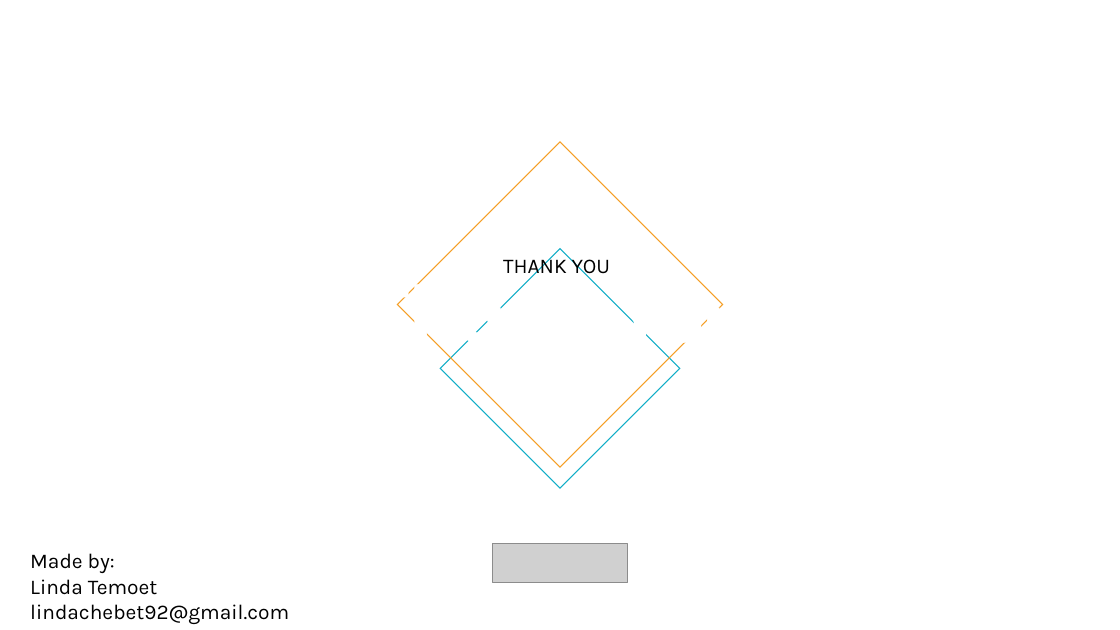
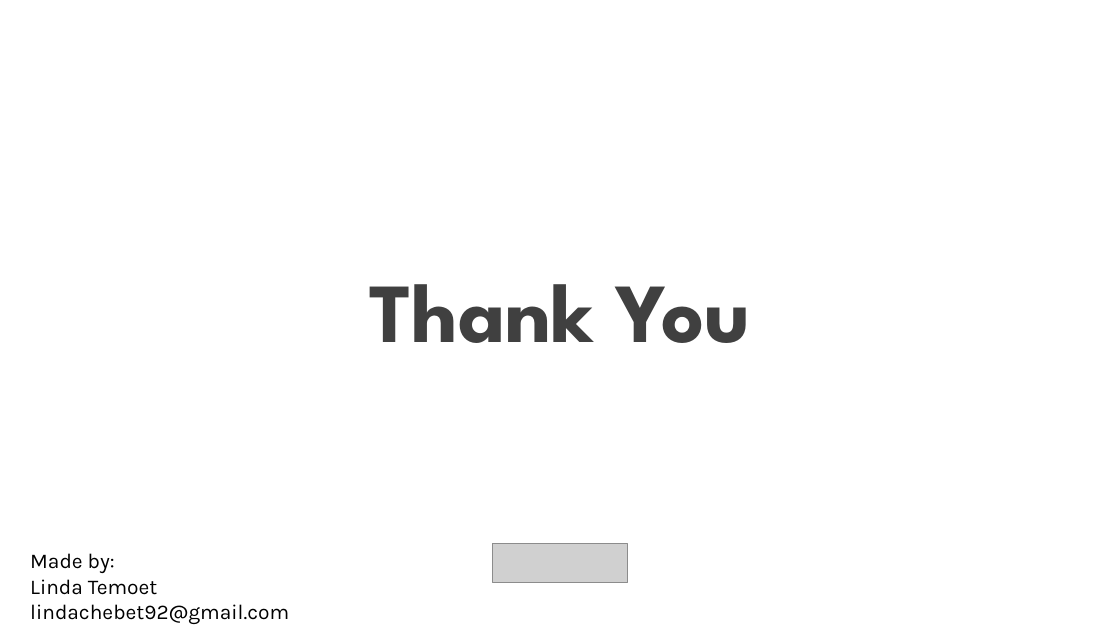
Before and after one commit to Cheberi-ya/Low-Risk-Aircraft-Proposal, a slide deck: slide 11 of Presentation.pptx (slide 10 before the commit). Drawn at 1120x630 pixels with LibreOffice and Linux fonts; fonts in the diff are those of the drawing; grey boxes stand for pictures; background and template pictures are left out. Boxes give left, top, right and bottom in pixels: in the first picture for what was removed or moved away, otherwise in the second. Text is boxed around its words. In the diff, an @@ line names an element or a change of style, - is before the commit and + after.

Commit message:
Changes to powerpoint presentation

```diff
--- a/Presentation.pptx
+++ b/Presentation.pptx
@@ diamond removed at box(397, 142, 723, 467) @@
@@ title "Thank You" at box(369, 284, 750, 343): text colour #FFFFFF to #404040 @@
@@ diamond removed at box(440, 249, 680, 488) @@
@@ text removed at box(503, 254, 610, 279) @@
-THANK YOU
```
Also in this commit, not shown: 3 other slides changed, 1 slide added.
